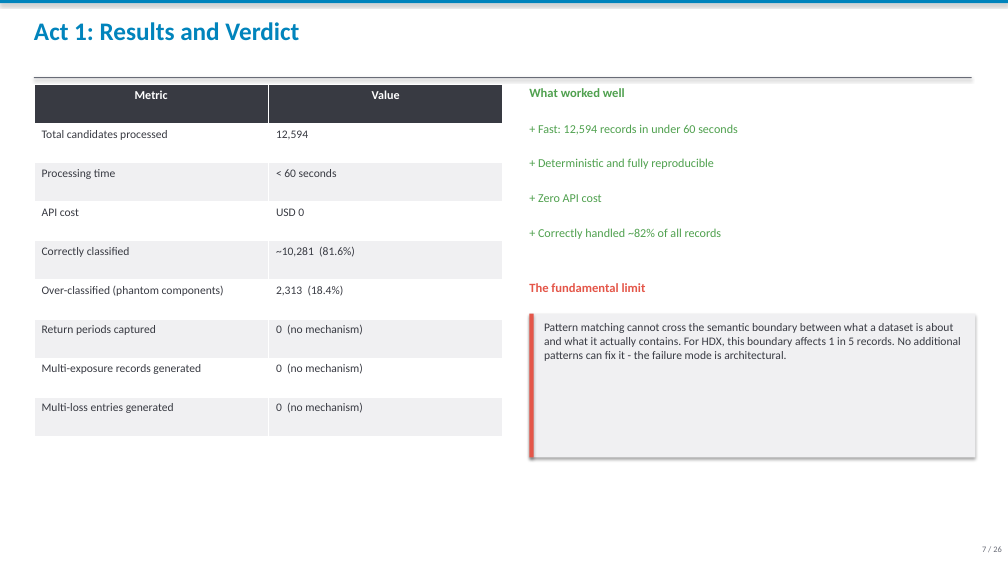
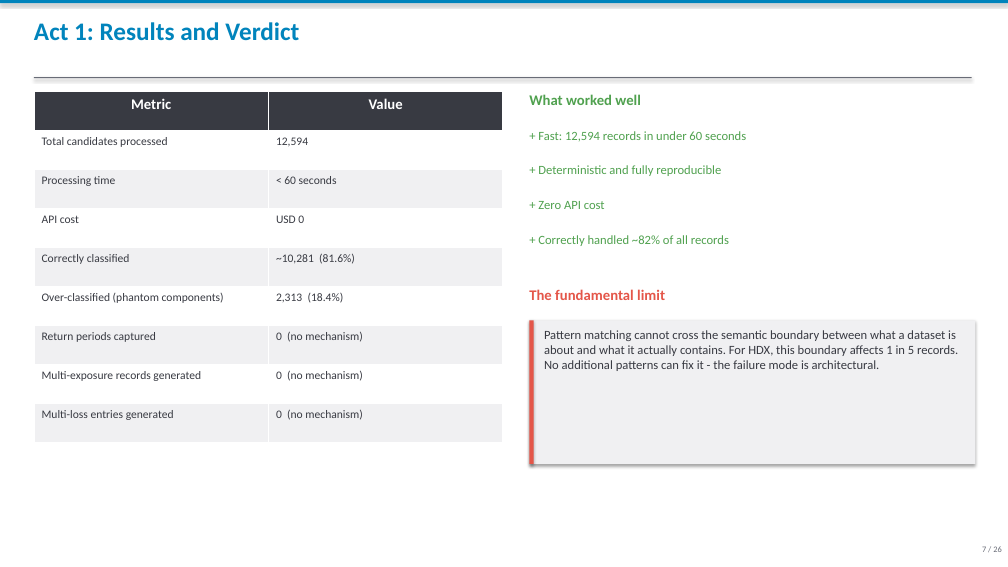
Before and after one commit to bennyistanto/to-rdls, a slide deck: slide 7 of docs/hdx2rdls_journey_20260512.pptx. Drawn at 1008x567 pixels with LibreOffice and Linux fonts; fonts in the diff are those of the drawing. Boxes give left, top, right and bottom in pixels: in the first picture for what was removed or moved away, otherwise in the second. Text is boxed around its words. In the diff, an @@ line names an element or a change of style, - is before the commit and + after.

```diff
--- a/docs/hdx2rdls_journey_20260512.pptx
+++ b/docs/hdx2rdls_journey_20260512.pptx
@@ table at bbox=[34, 91, 503, 443] @@
@@ size 11.5 to 14 pt in "Metric", "Value" @@
@@ text "What worked well" at bbox=[529, 94, 641, 105]: size 12 to 14 pt @@
@@ text "+ Fast: 12,594 records in ...": place and size @@
-text "+ Fast: 12,594 records in ..." at bbox=[538, 124, 738, 134]
+text "+ Fast: 12,594 records in ..." at bbox=[538, 131, 746, 141]
@@ text "+ Deterministic and fully reproducible": place and size @@
-text "+ Deterministic and fully reproducible" at bbox=[538, 158, 714, 169]
+text "+ Deterministic and fully reproducible" at bbox=[538, 165, 721, 176]
@@ size 11.5 to 12 pt in 4 elements at bbox=[538, 131, 746, 141], bbox=[538, 165, 721, 176], bbox=[538, 201, 605, 209], bbox=[538, 235, 729, 246] @@
@@ text "+ Correctly handled ~82% of ...": place and size @@
-text "+ Correctly handled ~82% of ..." at bbox=[538, 228, 722, 239]
+text "+ Correctly handled ~82% of ..." at bbox=[538, 235, 729, 246]
@@ text "The fundamental limit" at bbox=[529, 289, 665, 300]: size 12 to 14 pt @@
@@ 2 rectangles, 1 table: place and size @@
-2 rectangles, 1 table at bbox=[34, 85, 975, 457]
+2 rectangles, 1 table at bbox=[34, 91, 975, 464]
@@ text "Pattern matching cannot cross the ...": place and size @@
-text "Pattern matching cannot cross the ..." at bbox=[544, 323, 961, 361]
+text "Pattern matching cannot cross the ..." at bbox=[544, 330, 958, 371]
@@ text "Pattern matching cannot cross the ..." at bbox=[544, 330, 958, 371]: size 11 to 12 pt @@
```
Also in this commit, not shown: 25 other slides changed, 26 other files.
